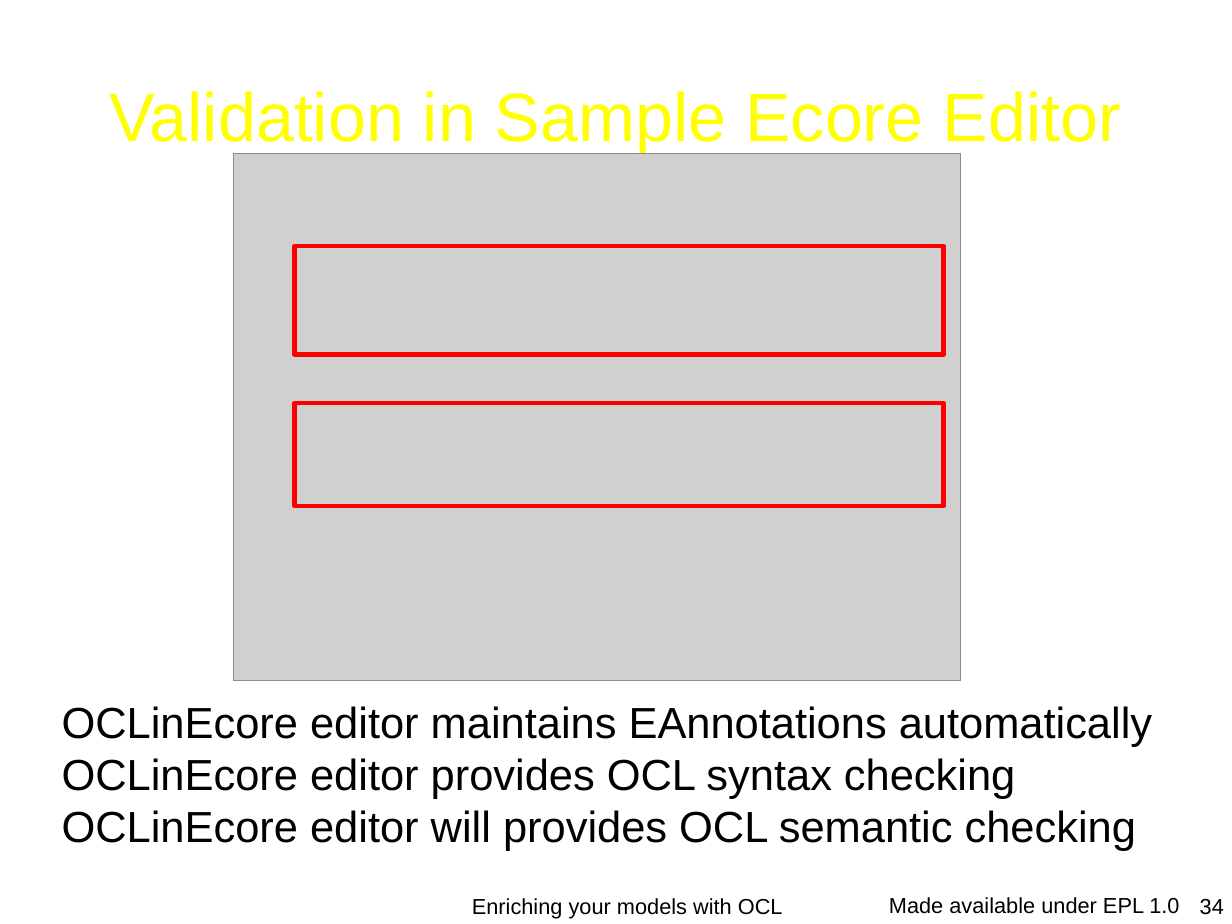
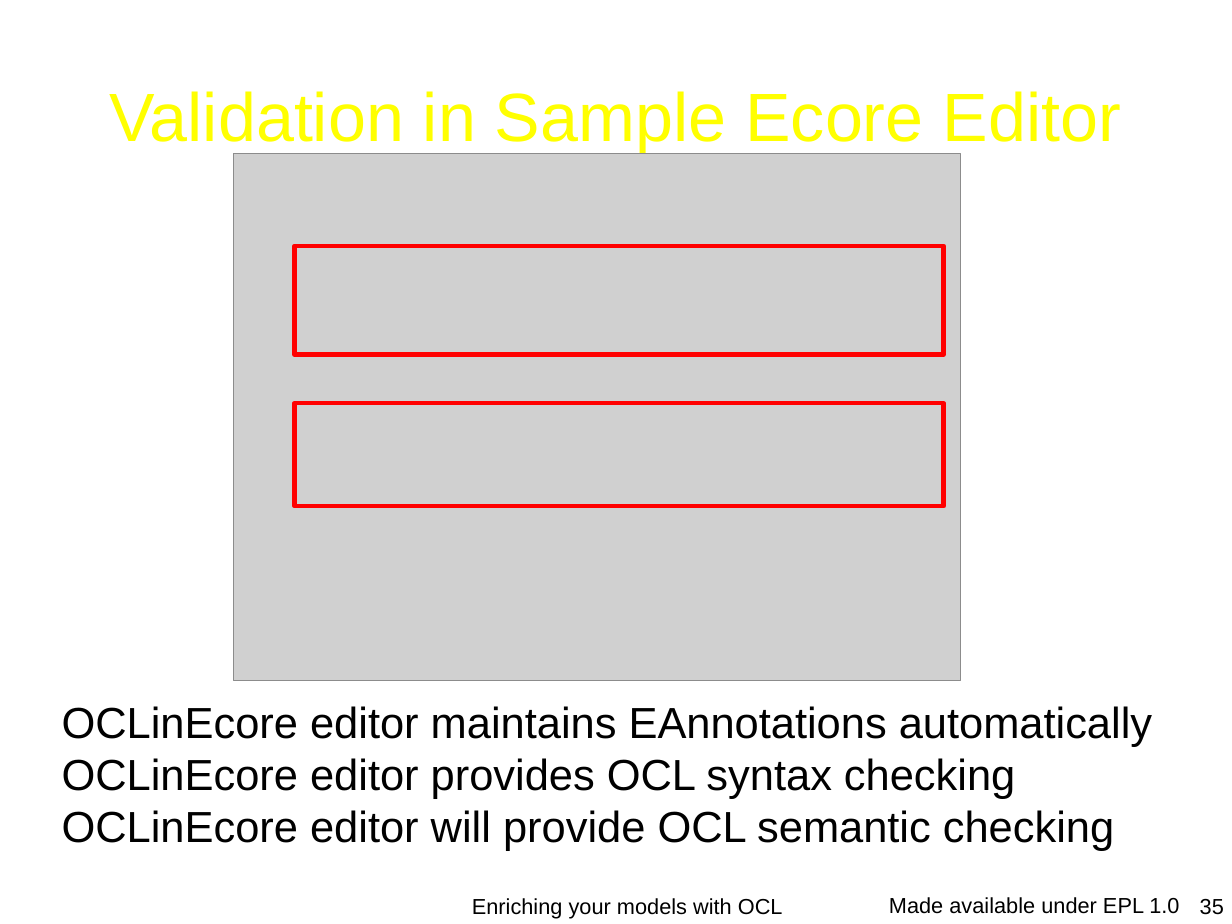
Before and after one commit to eclipse-ocl/ocl-website, a slide deck: slide 35 of ocl/docs/publications/ESE2010LongTalk/EnrichingWithOCL.odp (slide 34 before the commit). Drawn at 1232x924 pixels with LibreOffice and Linux fonts; fonts in the diff are those of the drawing; grey boxes stand for pictures; background and template pictures are left out. Boxes give left, top, right and bottom in pixels: in the first picture for what was removed or moved away, otherwise in the second. Text is boxed around its words. In the diff, an @@ line names an element or a change of style, - is before the commit and + after.

```diff
--- a/ocl/docs/publications/ESE2010LongTalk/EnrichingWithOCL.odp
+++ b/ocl/docs/publications/ESE2010LongTalk/EnrichingWithOCL.odp
@@ text at (62,706,1152,851): text changed @@
-OCLinEcore editor maintains EAnnotations automatically
-OCLinEcore editor provides OCL syntax checking
-OCLinEcore editor will provides OCL semantic checking
+OCLinEcore editor maintains EAnnotations automatically
+OCLinEcore editor provides OCL syntax checking
+OCLinEcore editor will provide OCL semantic checking
@@ page number at (1200,899,1224,915): text changed @@
-34
+35
```
Also in this commit, not shown: 8 other slides changed, 2 slides added, 1 slide removed.
